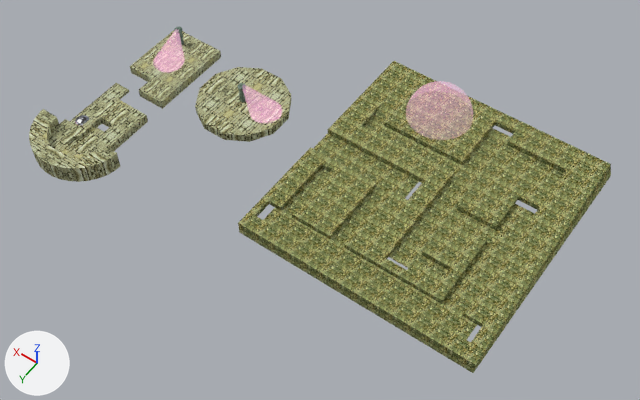
The Blender file blender/trapped.blend as it was, and as the next commit left it.
Camera for both pictures: a 50 mm lens placed at (-331.0, 248.0, 393.0), pointed at (-150.0, -6.0, -7.0). The lights are fixed; the arrows at lower left show +X, +Y and +Z.

The scene before the commit, as lines of its bpy script (objects in view):
```python
ob_circle_col = bpy.data.objects.new('Circle-col', me_circle)
ob_circle_col.location = (-71.2, -35.7, -2.4)
ob_circle_col.rotation_euler = (0.0, 0.0, 0.262)  # degrees (0, 0, 15)
ob_circle_col.scale = (2.71, 2.71, 2.14)
ob_cube_001_col = bpy.data.objects.new('Cube.001-col', me_cube_002)
ob_cube_001_col.location = (-42.6, 43.7, 2.1)
ob_cube_001_col.rotation_euler = (-1.571, -1.571, 0.0)  # degrees (-90, -90, 0)
ob_cube_001_col.scale = (2.14, 2.14, 2.14)
ob_cube_col = bpy.data.objects.new('Cube-col', me_cube)
ob_cube_col.location = (-16.8, 28.8, 2.1)
ob_cube_col.scale = (2.14, 2.14, 2.14)
ob_light = bpy.data.objects.new('light', me_cone)
ob_light.location = (-72.1, -35.8, 15.8)
ob_light.rotation_euler = (0.147, 0.842, 0.219)  # degrees (8.4, 48, 13)
ob_plane_001_col = bpy.data.objects.new('Plane.001-col', me_plane_001)
ob_plane_001_col.location = (-182.5, -33.9, 3.1)
ob_plane_001_col.scale = (2.14, 2.14, 2.14)
ob_plane_col_col = bpy.data.objects.new('Plane-col-col', me_plane)
ob_plane_col_col.location = (-10.3, -32.6, -2.4)
ob_plane_col_col.scale = (2.14, 2.14, 2.14)
ob_sphere = bpy.data.objects.new('Sphere', me_sphere_001)
ob_sphere.location = (-176.2, -91.6, 6.4)
# also in view: 'light.001' at (-12.0, -38.0, 10.0)
```
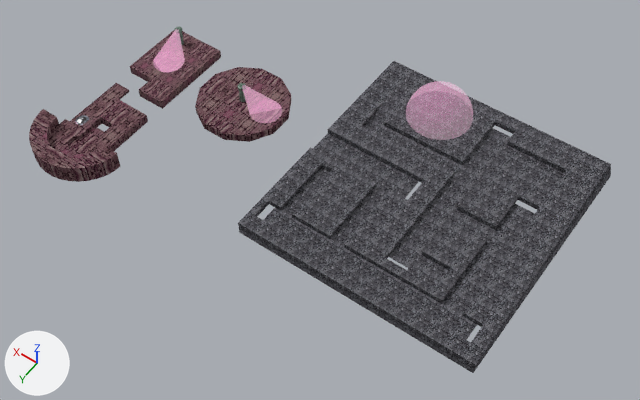
The change, as a list of edits to the scene's bpy script:
```text
Change mat_material_003:
    add n3 = _N.new('ShaderNodeHueSaturation'); n3.name = 'Hue/Saturation/Value'
    add n3.inputs[0].default_value = 0.3  # 'Hue'
    add n3.inputs[1].default_value = 1.1  # 'Saturation'
    add n3.inputs[2].default_value = 0.4  # 'Value'
    where n2 = _N.new('ShaderNodeTexImage'); n2.name = 'Image Texture'
    where n1 = _N.new('ShaderNodeBsdfPrincipled'); n1.name = 'Principled BSDF'
    remove _L.new(n2.outputs[0], n1.inputs[0])  # 'Color' to 'Base Color'
    add _L.new(n3.outputs[0], n1.inputs[0])  # 'Color' to 'Base Color'
    add _L.new(n2.outputs[0], n3.inputs[4])  # 'Color' to 'Color'
Change mat_material:
    add n3 = _N.new('ShaderNodeHueSaturation'); n3.name = 'Hue/Saturation/Value'
    add n3.inputs[0].default_value = 0.0  # 'Hue'
    add n3.inputs[1].default_value = 0.2  # 'Saturation'
    add n3.inputs[2].default_value = 0.4  # 'Value'
    where n2 = _N.new('ShaderNodeTexImage'); n2.name = 'Image Texture'
    where n1 = _N.new('ShaderNodeBsdfPrincipled'); n1.name = 'Principled BSDF'
    remove _L.new(n2.outputs[0], n1.inputs[0])  # 'Color' to 'Base Color'
    add _L.new(n3.outputs[0], n1.inputs[0])  # 'Color' to 'Base Color'
    add _L.new(n2.outputs[0], n3.inputs[4])  # 'Color' to 'Color'
Change ob_light:
    ob_light.location: (-72.1, -35.8, 15.8) -> (-72.1, -35.8, 15.6)
```

Location of each change, (x1, y1, x2, y2) in pixels of the pictures (640 x 400 px):
'Plane.001-col', recoloured (yellow to grey): (238, 61, 611, 373) in both
'Circle-col', recoloured (beige to brown): (195, 67, 291, 142) in both
'Cube-col', recoloured (beige to brown): (50, 83, 148, 155) in both
'Plane-col-col', recoloured (beige to brown): (130, 30, 221, 109) in both
'Cube.001-col', recoloured (beige to brown): (29, 109, 120, 182) in both
'light', moved: before (242, 84, 282, 124); after (242, 85, 282, 123)
